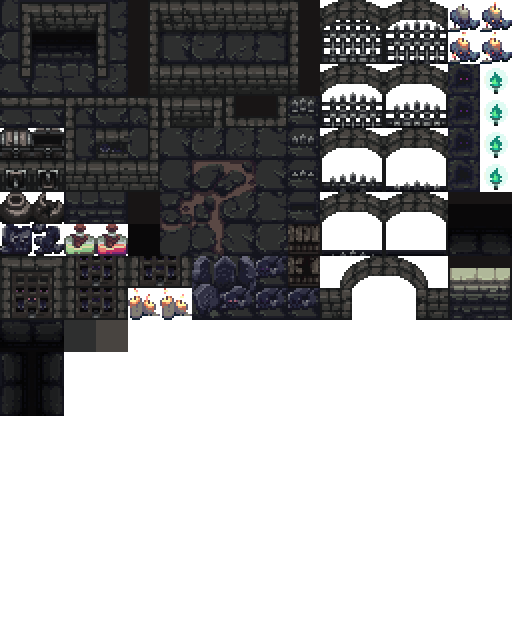
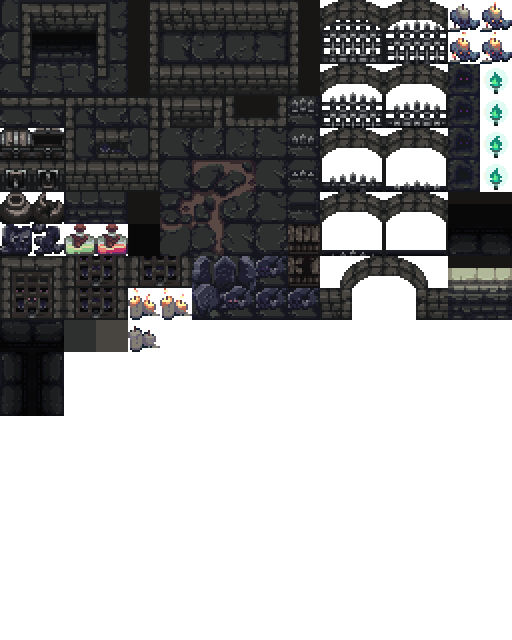
Layered file, before and after one edit (512px x 640px). Changes by layer:
added layer "Layer 5" above "Layer 7" over [128, 326, 160, 352]
added layer "Layer 7" above "Layer 6" over [448, 268, 450, 280]
added layer "Layer 6" above "TILESET - SUPER DUNGEON 16" over [510, 268, 512, 280]
painted on "TILESET - SUPER DUNGEON 16" over [448, 280, 512, 320]
